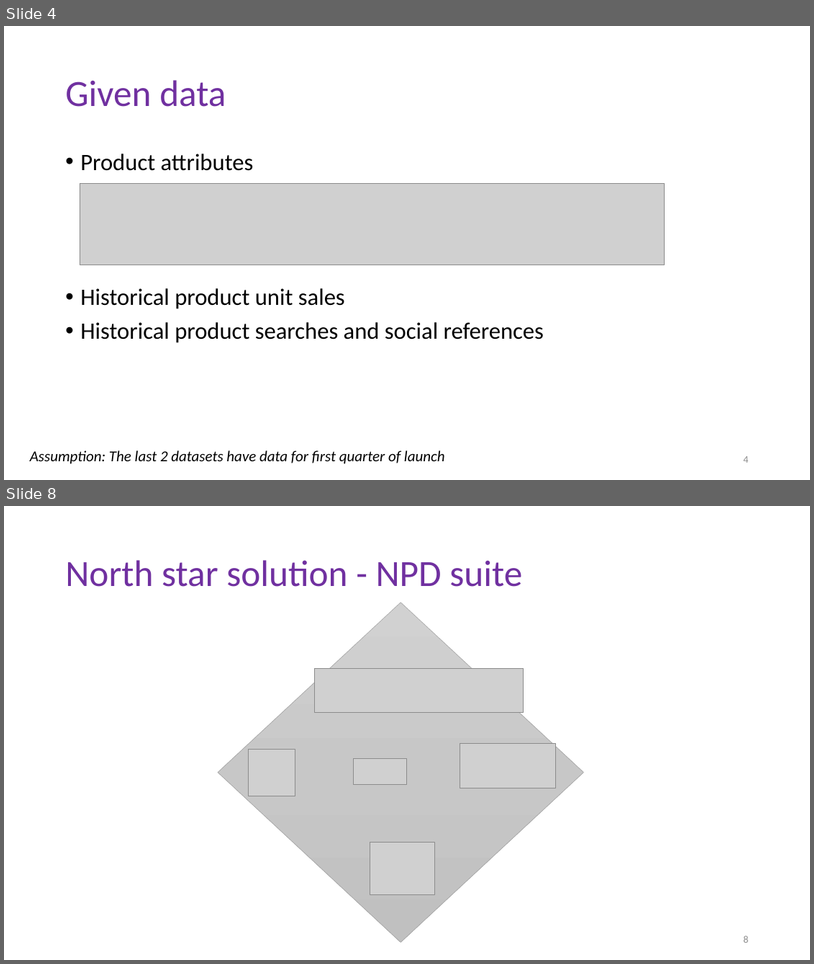
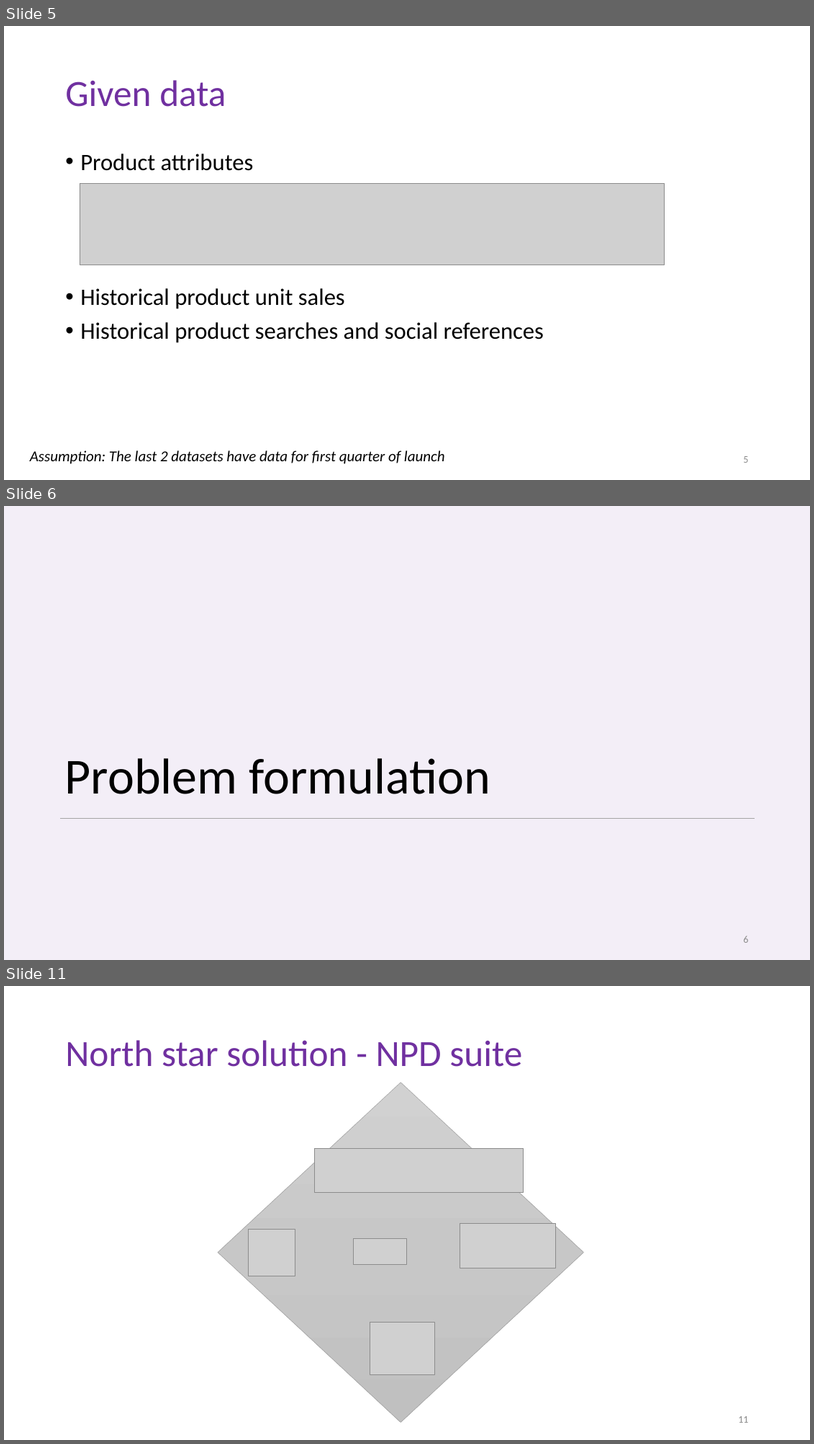
Before and after one commit to garima26/thebrand, a slide deck: The Brand.pptx. Shown one above the other, each under a label of ours: slides 4 and 8 before the commit, slides 5, 6 and 11 after it; the slides between them are not shown. The pictures are 814x964 and 814x1444 pixels, drawn with LibreOffice and Linux fonts; fonts in the diff are those of the drawing; grey boxes stand for pictures. Boxes give left, top, right and bottom in pixels: in the first picture for what was removed or moved away, otherwise in the second. Text is boxed around its words. In the diff, an @@ line names an element or a change of style, - is before the commit and + after.

```diff
--- a/The Brand.pptx
+++ b/The Brand.pptx
@@ slide 6 added at (4,506,810,960), background #7030A0 at 8% opacity @@
@@ title added at (65,758,490,794), 60 pt, text #000000 @@
+Problem formulation
@@ line added from (60, 818) to (756, 818), #A5A5A5 0.5 pt @@
@@ page number added at (743,936,748,942), 12 pt, text #8C8C8C @@
+6
@@ what was slide 4 is now slide 5 @@
@@ page number at (743,456,748,462): text changed @@
-4
+5
@@ what was slide 8 is now slide 11 @@
@@ page number at (738,1416,748,1422): text changed @@
-8
+11
```
Also in this commit, not shown: 12 slides changed, 2 other slides added, 1 other file.
